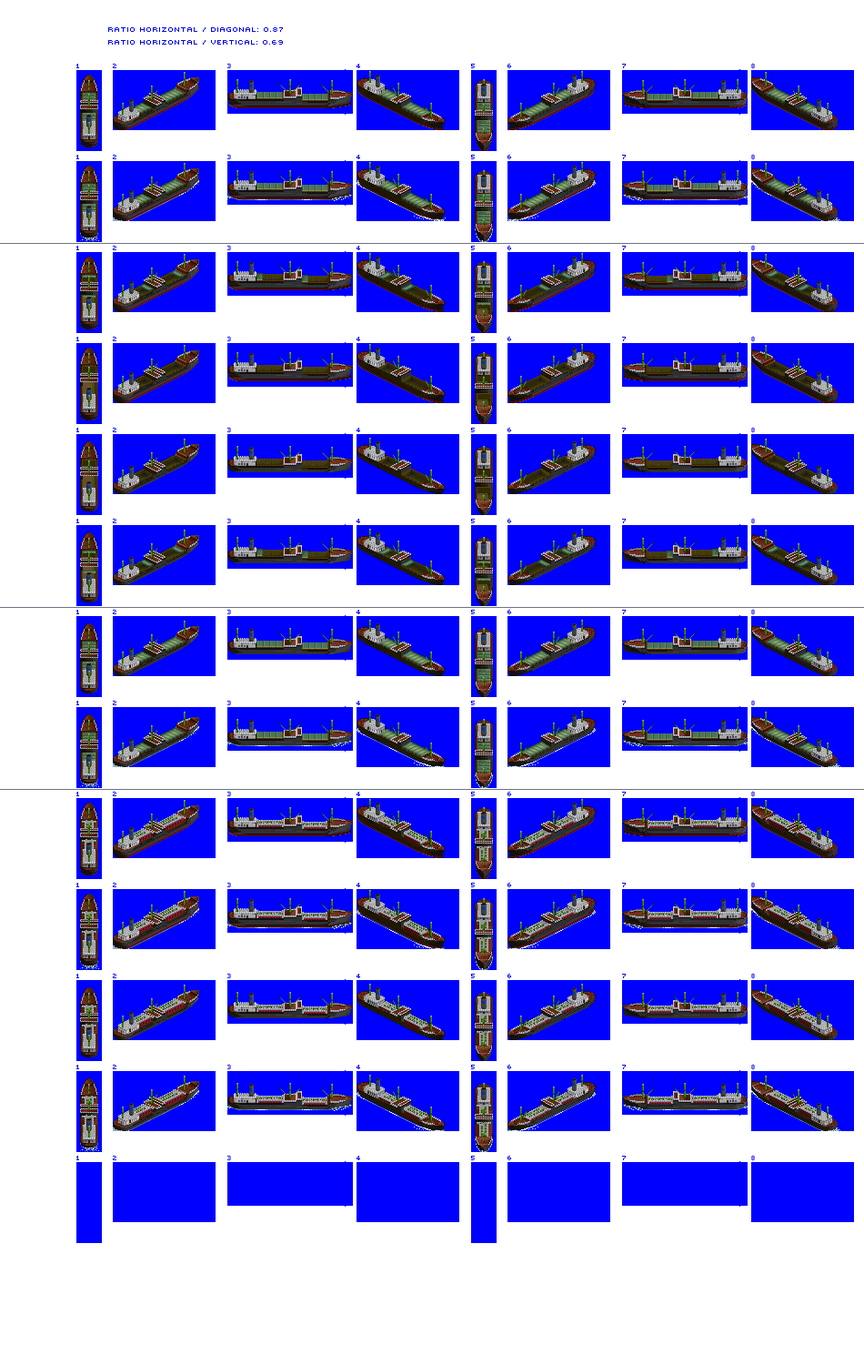
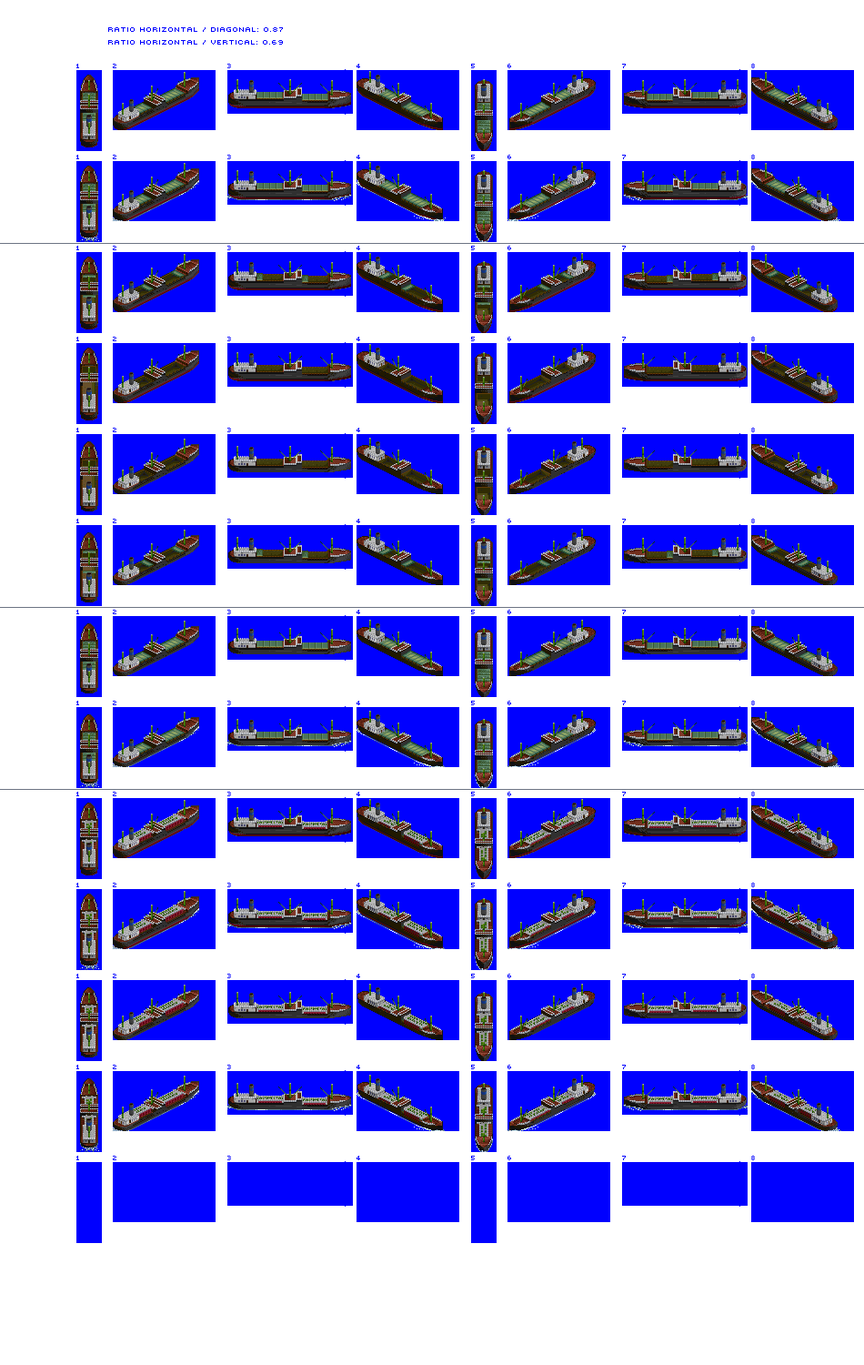
Two versions of the same layered image (864 x 1365). Layer-by-layer changes:
painted on "gen 1 coaster" over (182, 77, 766, 1130)
